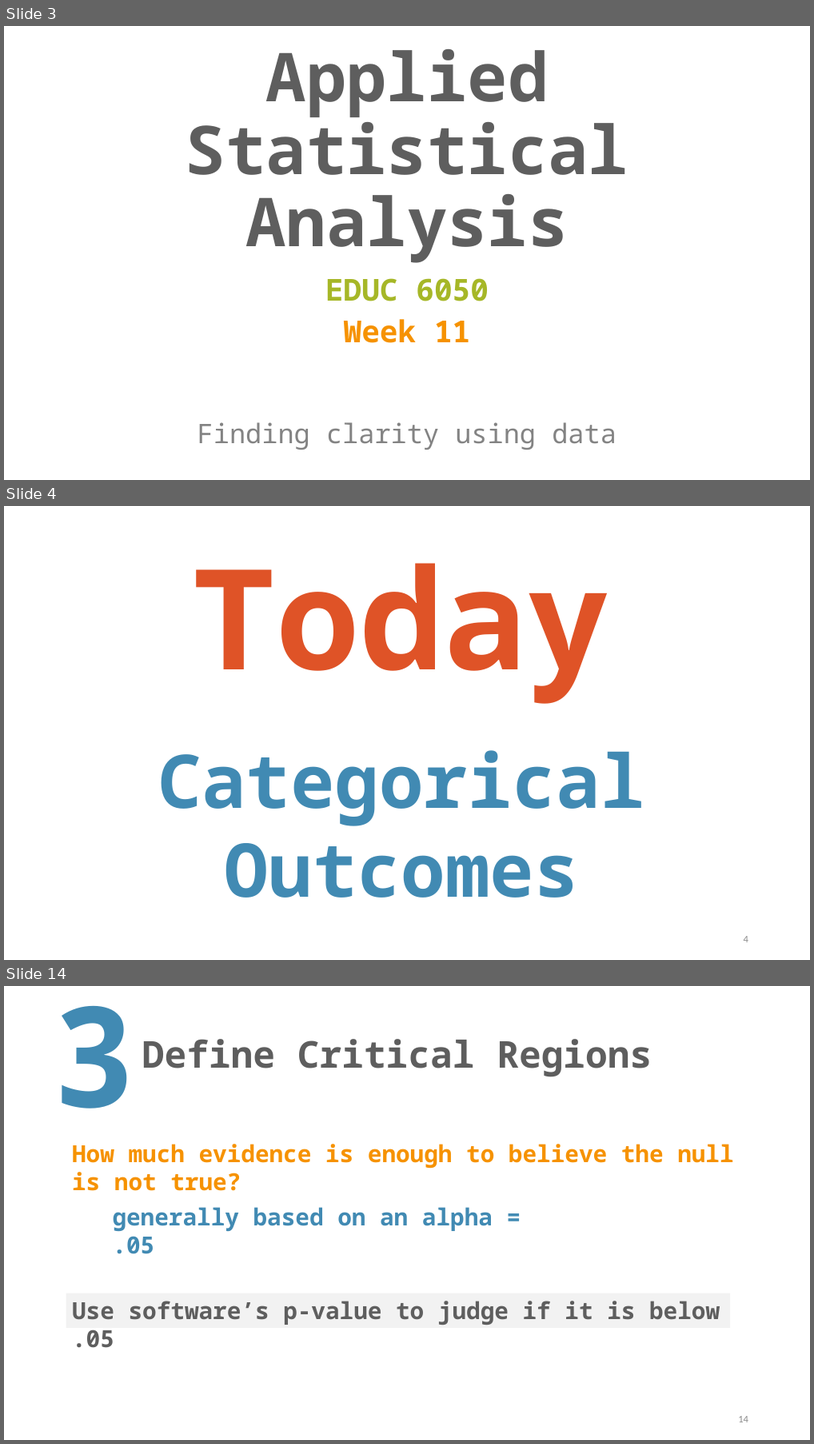
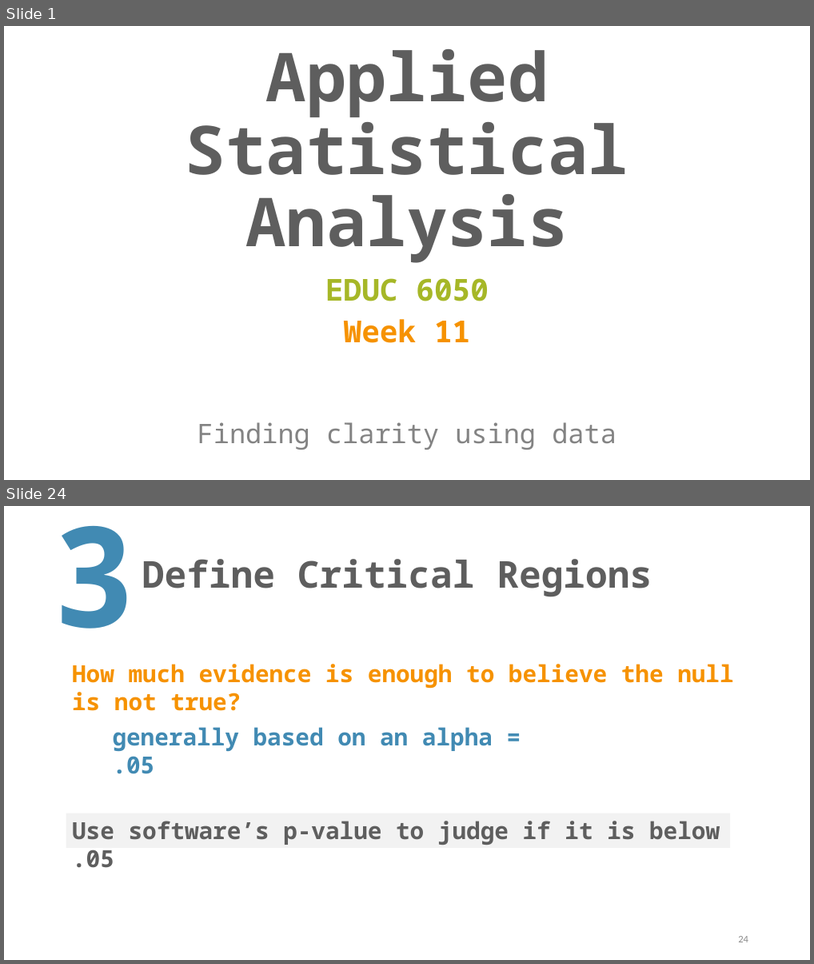
Before and after one commit to TysonStanley/EDU-6050, a slide deck: Slides/11_EDUC_6050_2018.pptx. Shown one above the other, each under a label of ours: slides 3, 4 and 14 before the commit, slides 1 and 24 after it; the slides between them are not shown. The pictures are 814x1444 and 814x964 pixels, drawn with LibreOffice and Linux fonts; fonts in the diff are those of the drawing. Boxes give left, top, right and bottom in pixels: in the first picture for what was removed or moved away, otherwise in the second. Text is boxed around its words. In the diff, an @@ line names an element or a change of style, - is before the commit and + after.

```diff
--- a/Slides/11_EDUC_6050_2018.pptx
+++ b/Slides/11_EDUC_6050_2018.pptx
@@ slide 4 removed at (x1=4, y1=506, x2=810, y2=960), background #FFFFFF @@
@@ title removed at (x1=193, y1=563, x2=611, y2=704) @@
-Today
@@ text removed at (x1=158, y1=750, x2=646, y2=897) @@
-Categorical Outcomes
@@ page number removed at (x1=744, y1=936, x2=749, y2=942) @@
-4
@@ what was slide 3 is now slide 1 @@
@@ what was slide 14 is now slide 24 @@
@@ page number at (x1=738, y1=936, x2=749, y2=942): text changed @@
-14
+24
```
Also in this commit, not shown: 11 slides changed, 37 slides added, 7 other slides removed, 3 other files.
